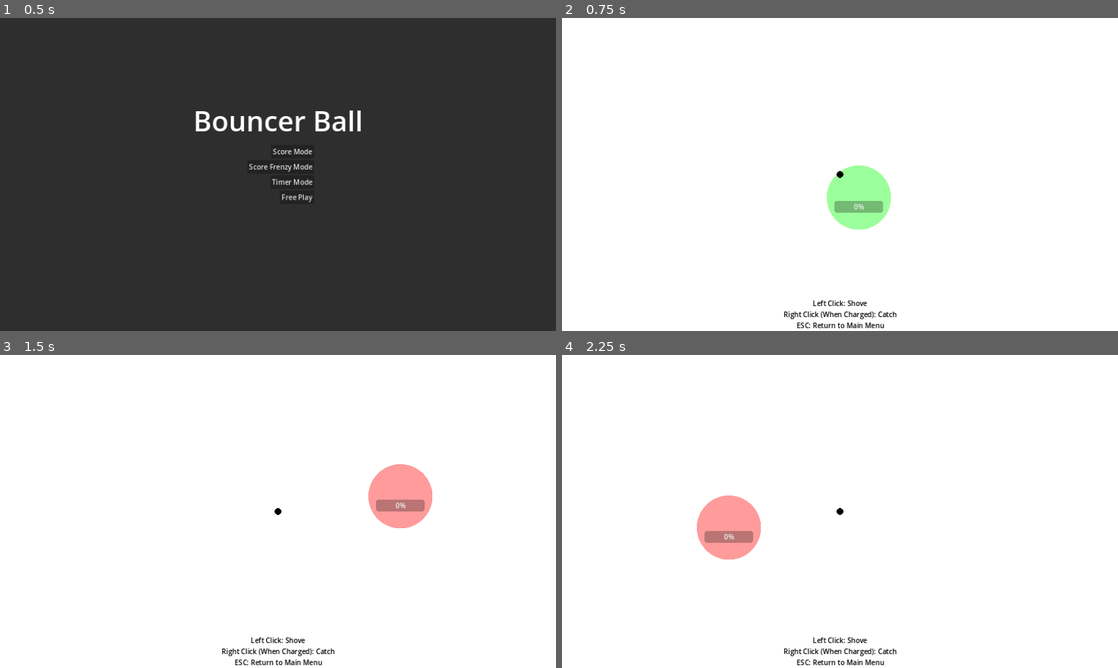
Above: before the commit, frames 1-4 (two rows, left to right).
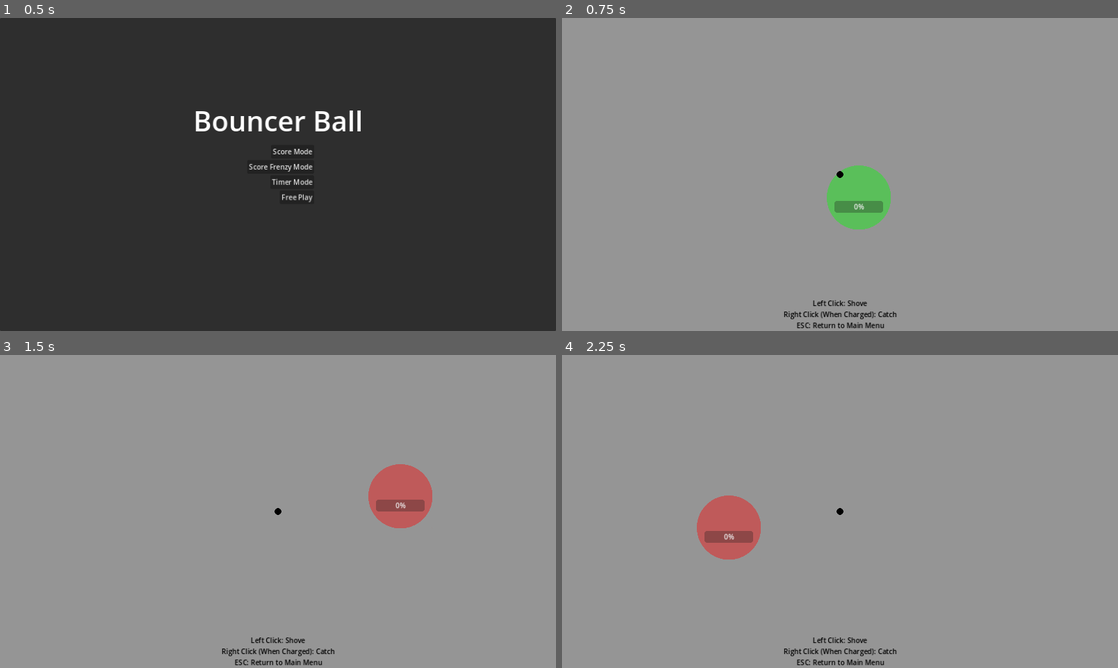
Above: after the commit, the same moments.

Repository: adsuttman/GBGJ1
Game: Godot game, scene res://main_menu.tscn
Two runs of this game, one before a commit and one after it. Both use one fixed random seed, a clock stepped at 60 frames per second and the inputs below.
Inputs (mouse positions are in pixels of both pictures, inside the frame that each line leads up to):
- Up to frame 1 (0.5 s): no input
- Up to frame 2 (0.75 s): click "Free Play" at 0.5 s
- Up to frame 3 (1.5 s): tap Enter at 1.25 s; move the mouse to (400, 495) at 1.27 s; click (400, 495) at 1.42 s
- Up to frame 4 (2.25 s): tap Space at 2 s; move the mouse to (728, 527) at 2.02 s; click (728, 527) at 2.17 s

Frame 1 is identical in both runs. In frame 2, 100% of the frame differs, in the area x 0-100%, y 0-100%; in frame 3, 100%; in frame 4, 100%.

Commit message:
final physics adjustments

Diff:
--- a/effect_area.tscn
+++ b/effect_area.tscn
@@ -14,7 +14,7 @@
 gravity = 50.0
 linear_damp = 10.0
 script = ExtResource("1_rmd3s")
-gravity_increase = Vector2(0, 200)
+gravity_increase = Vector2(0, 400)
 
 [node name="Sprite2D" type="Sprite2D" parent="."]
 scale = Vector2(0.076, 0.076)
--- a/game.tscn
+++ b/game.tscn
@@ -31,9 +31,9 @@
 
 [node name="Game" type="Node2D"]
 script = ExtResource("1_n41f6")
-max_speed_points = 200
 
 [node name="Background" type="Polygon2D" parent="."]
+color = Color(0.588235, 0.588235, 0.588235, 1)
 polygon = PackedVector2Array(0, 0, 0, 720, 1280, 720, 1280, 0)
 uv = PackedVector2Array(300, 200, 0, 720, 1280, 720, 1280, 0)
 
@@ -54,7 +54,6 @@
 grow_horizontal = 2
 grow_vertical = 2
 mouse_filter = 1
-max_value = 200.0
 step = 1.0
 
 [node name="Boundaries" type="StaticBody2D" parent="."]
--- a/pointer.gd
+++ b/pointer.gd
@@ -8,6 +8,7 @@
 @export var positive_color: Color
 @export var negative_color: Color
 
+@onready var shove_distance = $ShoveArea/CollisionShape2D.shape.radius * $ShoveArea/CollisionShape2D.shape.radius
 var shove_delay: int = 0
 
 func _ready() -> void:
@@ -23,7 +24,7 @@
 func _unhandled_input(event: InputEvent) -> void:
 	if event is InputEventMouseButton:
 		if event.button_index == MOUSE_BUTTON_LEFT and shove_delay == 0:
-			if shove_area.overlaps_body(ball):
+			if position.distance_squared_to(ball.position) < shove_distance:
 				ball.unfreeze()
 				var force = position.direction_to(ball.position) * shove_strength
 				ball.apply_central_impulse(force)
